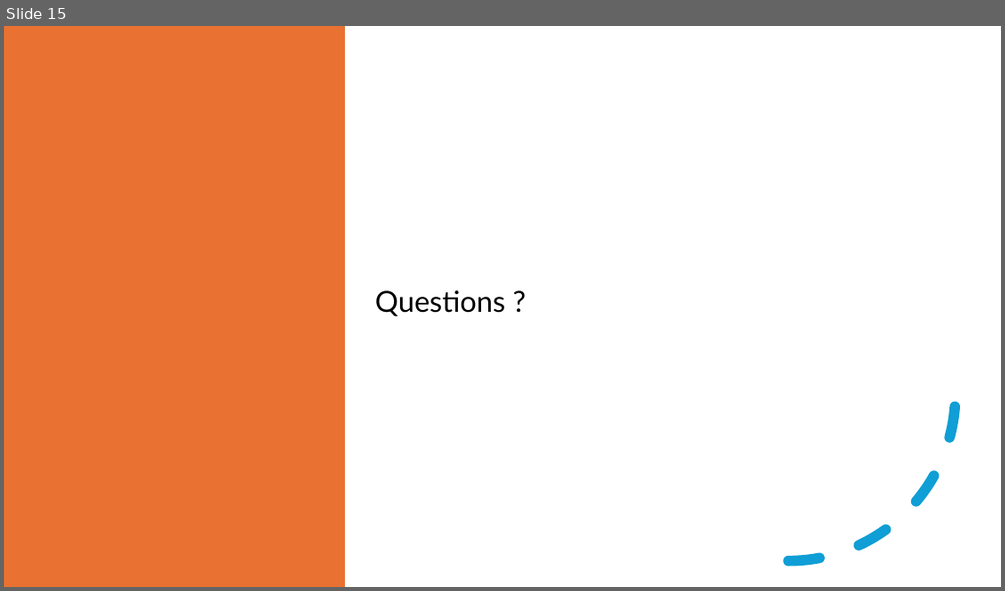
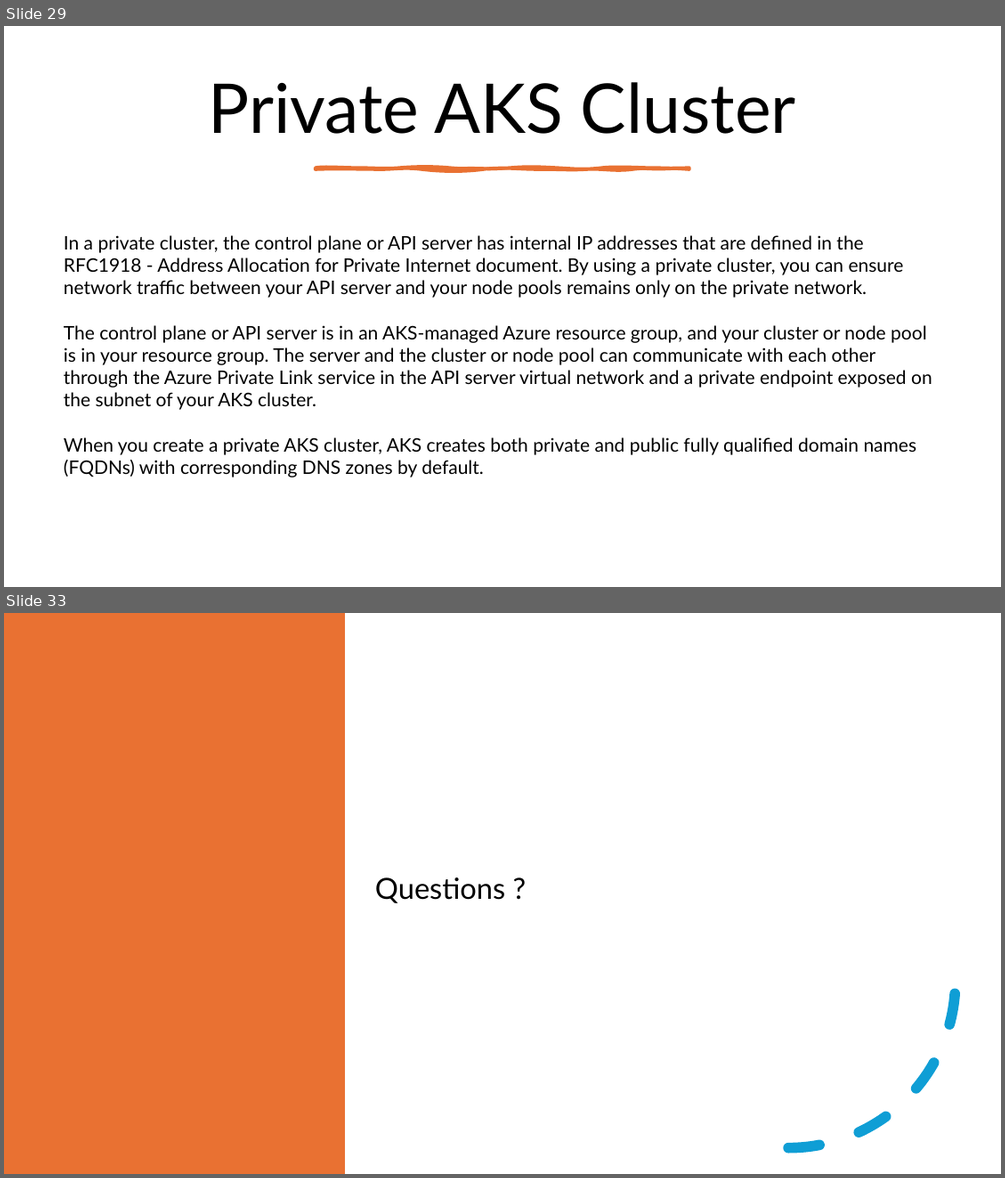
Before and after one commit to fhbilgen/AKSWorkshop, a slide deck: AKS_01_Core_and_Setup.pptx. Shown one above the other, each under a label of ours: slide 15 before the commit, slides 29 and 33 after it; the slides between them are not shown. The pictures are 1005x591 and 1005x1178 pixels, drawn with LibreOffice and Linux fonts; fonts in the diff are those of the drawing. Boxes give left, top, right and bottom in pixels: in the first picture for what was removed or moved away, otherwise in the second. Text is boxed around its words. In the diff, an @@ line names an element or a change of style, - is before the commit and + after.

Commit message:
Completed the Zone and Private Cluster topics

```diff
--- a/AKS_01_Core_and_Setup.pptx
+++ b/AKS_01_Core_and_Setup.pptx
@@ slide 29 added at box(4, 26, 1001, 587), background #FFFFFF @@
@@ title added at box(209, 82, 796, 134), 66 pt, text #000000 @@
+Private AKS Cluster
@@ freeform shape added at box(316, 168, 689, 169), fill #E97132, outline #E97132 3.25 pt @@
@@ text added at box(64, 235, 932, 477), 18 pt, text #000000 @@
+In a private cluster, the control plane or API server has internal IP addresses that are defined in the RFC1918 - Address Allocation for Private Internet document. By using a private cluster, you can ensure network traffic between your API server and your node pools remains only on the private network.
+The control plane or API server is in an AKS-managed Azure resource group, and your cluster or node pool is in your resource group. The server and the cluster or node pool can communicate with each other through the Azure Private Link service in the API server virtual network and a private endpoint exposed on the subnet of your AKS cluster.
+When you create a private AKS cluster, AKS creates both private and public fully qualified domain names (FQDNs) with corresponding DNS zones by default.
@@ what was slide 15 is now slide 33 @@
```
Also in this commit, not shown: 17 other slides added, 11 other files.
